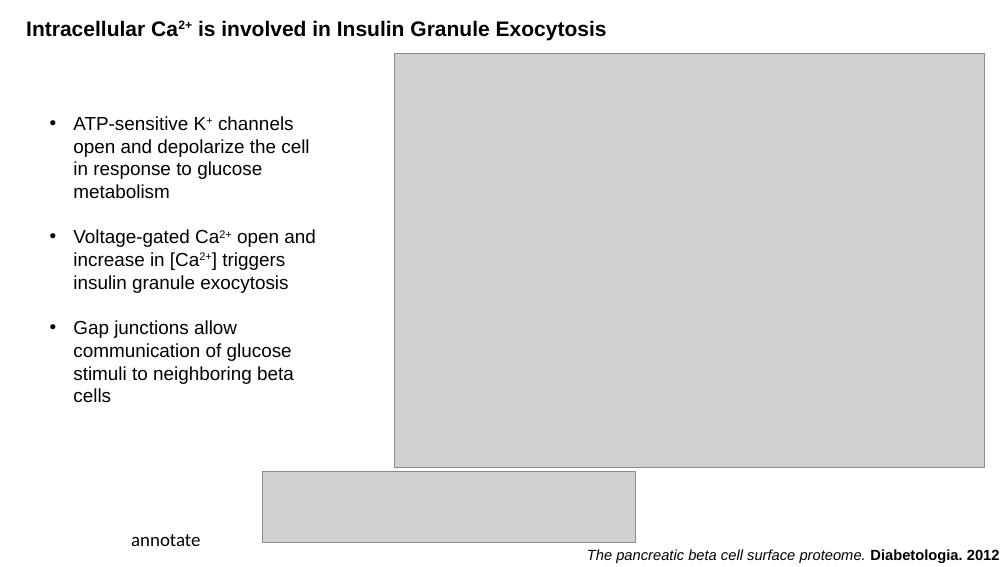
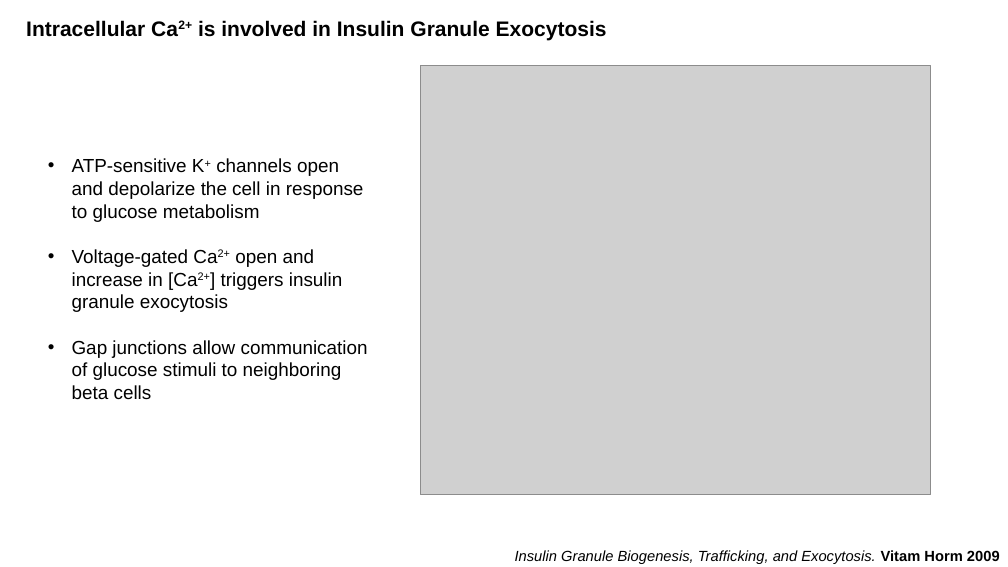
Before and after one commit to cwseitz/cwseitz.github.io-docs, a slide deck: slide 1 of docs/scherer-rotation-summary/scherer-rotation-summary.pptx. Drawn at 1008x567 pixels with LibreOffice and Linux fonts; fonts in the diff are those of the drawing; grey boxes stand for pictures. Boxes give left, top, right and bottom in pixels: in the first picture for what was removed or moved away, otherwise in the second. Text is boxed around its words. In the diff, an @@ line names an element or a change of style, - is before the commit and + after.

```diff
--- a/docs/scherer-rotation-summary/scherer-rotation-summary.pptx
+++ b/docs/scherer-rotation-summary/scherer-rotation-summary.pptx
@@ picture: place and size @@
-picture at (395, 53, 985, 467)
+picture at (420, 65, 931, 495)
@@ text "ATP-sensitive K+ channels open and ..." rewrapped from (73, 116, 316, 402) to (72, 158, 368, 400) @@
@@ picture removed at (262, 472, 636, 542) @@
@@ text removed at (131, 534, 200, 546) @@
-annotate
@@ text at (515, 550, 1000, 564): text changed @@
-The pancreatic beta cell surface proteome. Diabetologia. 2012
+Insulin Granule Biogenesis, Trafficking, and Exocytosis. Vitam Horm 2009
```
Also in this commit, not shown: 1 other slide changed, 2 slides added, 3 slides removed, 2 other files.
